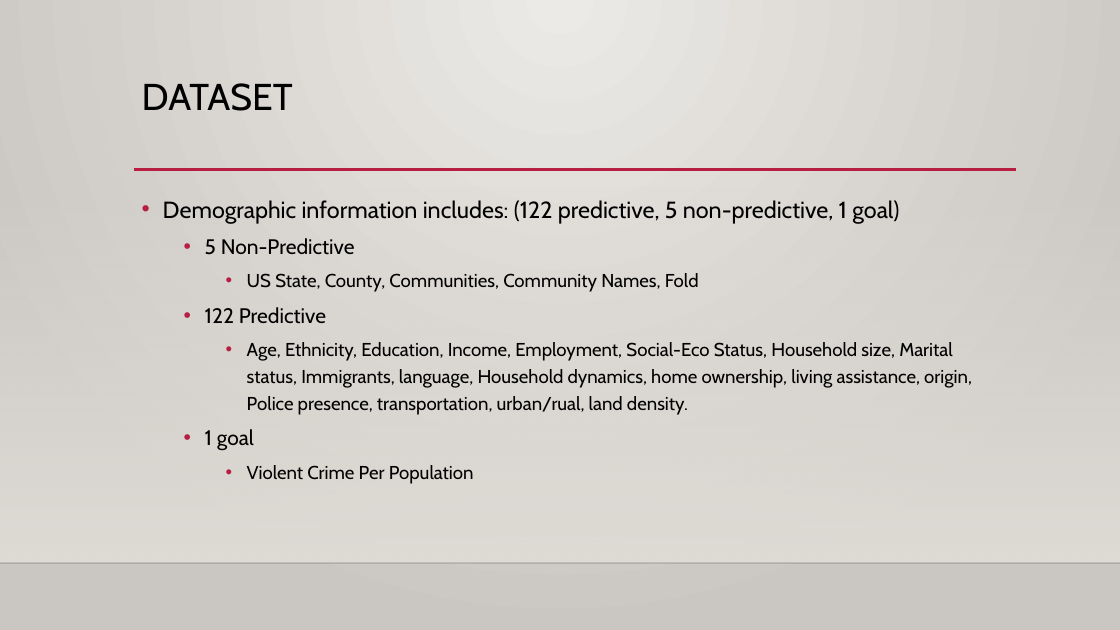
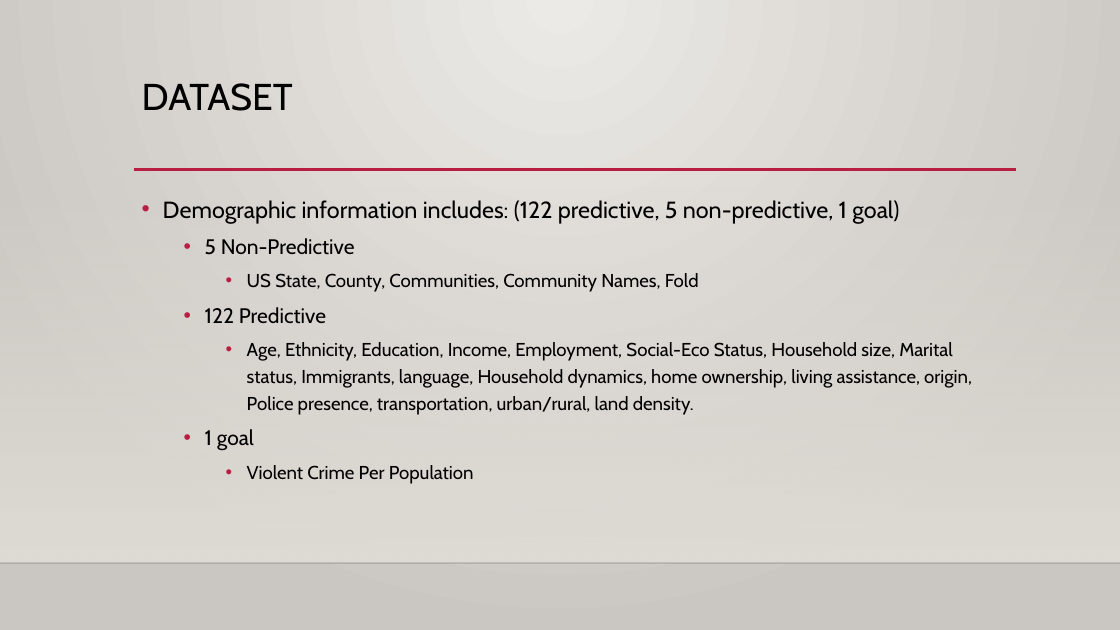
Before and after one commit to ShonTM/MSDS6306CaseStudy2, a slide deck: slide 4 of Violent crimes Per Population & communities.pptx (slide 5 before the commit). Drawn at 1120x630 pixels with LibreOffice and Linux fonts; fonts in the diff are those of the drawing; background and template pictures are left out. Boxes give left, top, right and bottom in pixels: in the first picture for what was removed or moved away, otherwise in the second. Text is boxed around its words. In the diff, an @@ line names an element or a change of style, - is before the commit and + after.

```diff
--- a/Violent crimes Per Population & communities.pptx
+++ b/Violent crimes Per Population & communities.pptx
@@ text at (247,342,972,415): text changed @@
-    • Age, Ethnicity, Education, Income, Employment, Social-Eco Status, Household size, Marital status, Immigrants, language, Household dynamics, home ownership, living assistance, origin, Police presence, transportation, urban/rual, land density.
+    • Age, Ethnicity, Education, Income, Employment, Social-Eco Status, Household size, Marital status, Immigrants, language, Household dynamics, home ownership, living assistance, origin, Police presence, transportation, urban/rural, land density.
```
Also in this commit, not shown: 5 other slides changed, 5 slides added, 4 slides removed, 16 other files.
